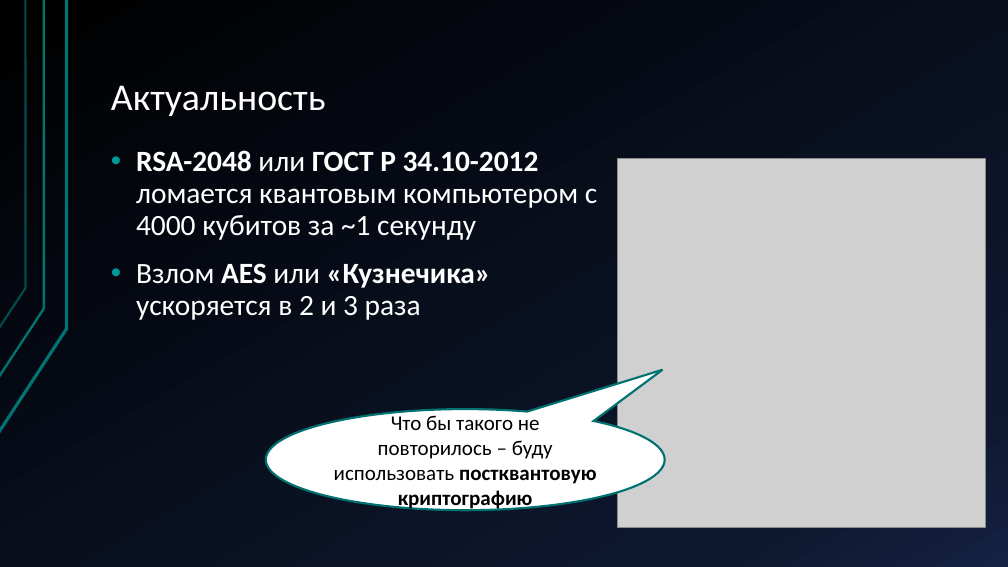
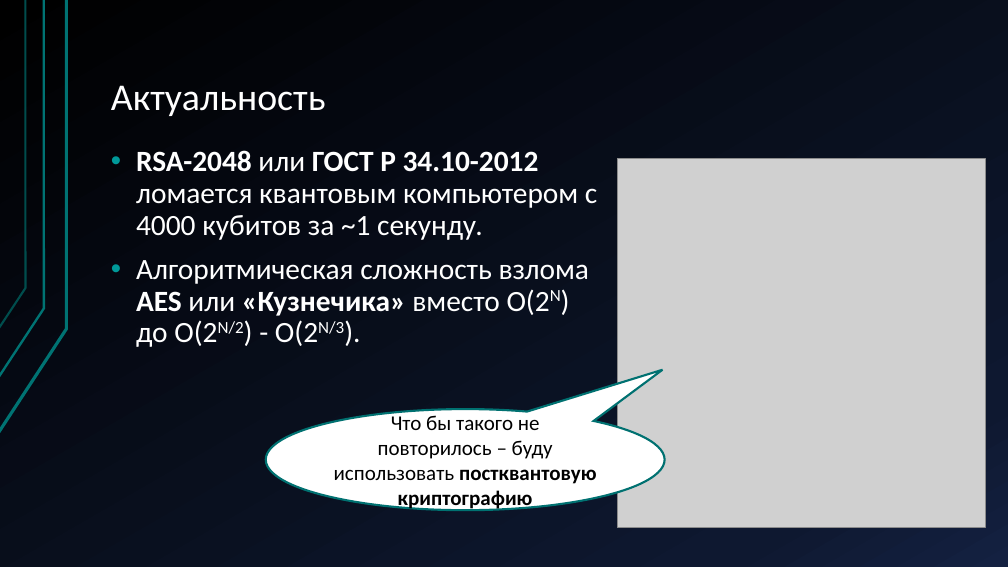
Before and after one commit to Terexi110/Teory, a slide deck: slide 5 of Постквантовая криптография KEM на решётках.pptx. Drawn at 1008x567 pixels with LibreOffice and Linux fonts; fonts in the diff are those of the drawing; grey boxes stand for pictures. Boxes give left, top, right and bottom in pixels: in the first picture for what was removed or moved away, otherwise in the second. Text is boxed around its words. In the diff, an @@ line names an element or a change of style, - is before the commit and + after.

```diff
--- a/Постквантовая криптография KEM на решётках.pptx
+++ b/Постквантовая криптография KEM на решётках.pptx
@@ text at [136,150,597,347]: text changed @@
-• RSA-2048 или ГОСТ Р 34.10-2012 ломается квантовым компьютером с 4000 кубитов за ~1 секунду
-• Взлом AES или «Кузнечика» ускоряется в 2 и 3 раза
+• RSA-2048 или ГОСТ Р 34.10-2012 ломается квантовым компьютером с 4000 кубитов за ~1 секунду.
+• Алгоритмическая сложность взлома AES или «Кузнечика» вместо O(2N) до O(2N/2) - O(2N/3).
```
Also in this commit, not shown: 4 other slides changed, 2 other files.
